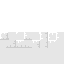
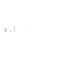
The second w=64, h=64 image is a revision of the first. Changes to its layers:
added layer "boxtopping" above "Layer 3" over (4, 26, 31, 32)
renamed "Layer 1" to "acidsolidbg", hid it over (0, 32, 64, 64)
hid "voidsolidbg" over (0, 32, 64, 64)
